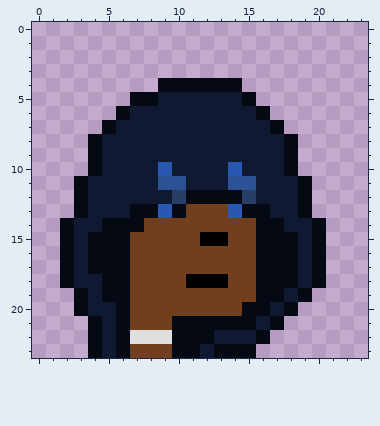
Two versions of one pixel-art sprite, i/punk2423.png. Above: the version before the commit.
The file is 24x24 pixels.
The same view after the edit:
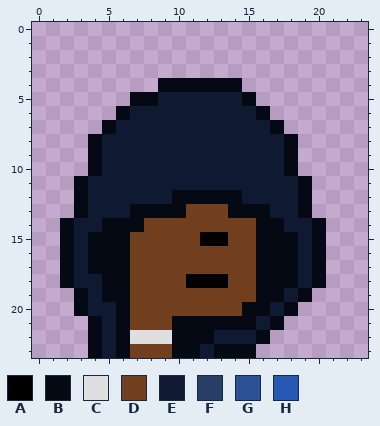
Palette (. is transparent): A #000000  B #050914  C #dfdfdf  D #713f1d  E #101932  F #293e64  G #2c5195  H #2858b1
Difference:
y 10: x 9 H -> E; x 14 H -> E
y 11: x 9..10 GG -> EE; x 14..15 GG -> EE
y 12: x 10 F -> B; x 15 F -> E
y 13: x 9 H -> B; x 14 H -> B
Boxes around the changes in both pictures, in picture pixels (x1, y1, x2, y2):
changed: (158, 162, 256, 218)
